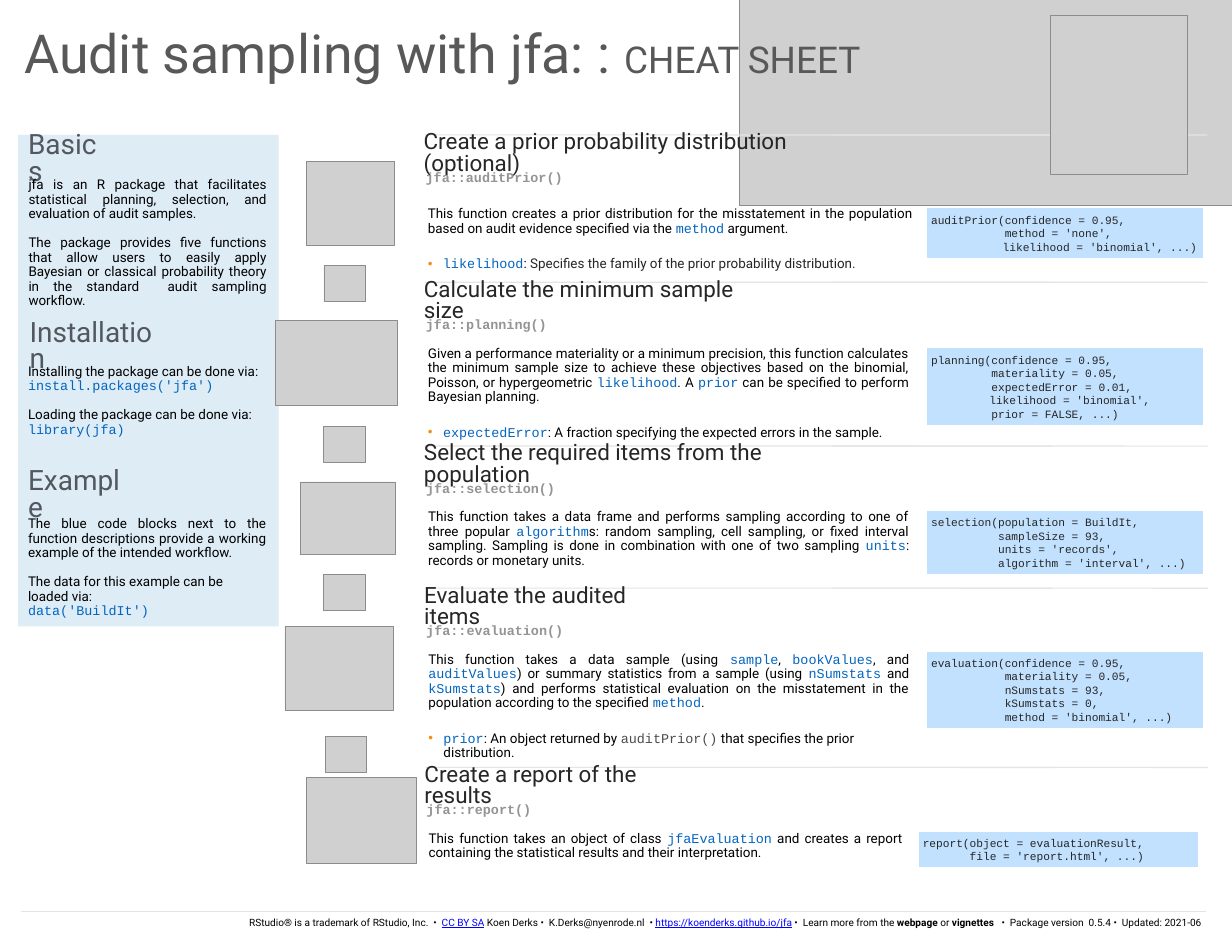
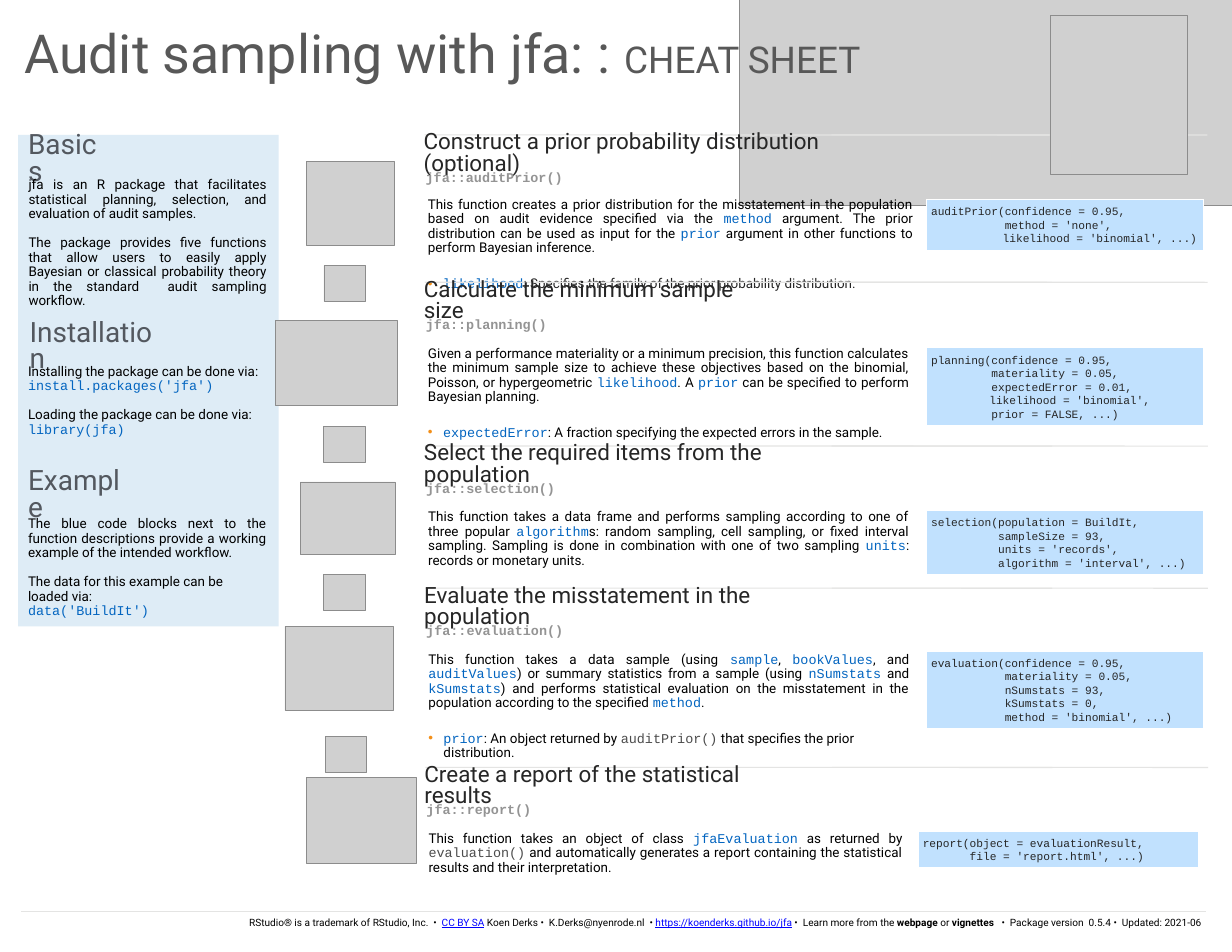
Before and after one commit to koenderks/jfa, a slide deck: slide 1 of man/figures/cheatsheet/cheatsheet.pptx. Drawn at 1232x952 pixels with LibreOffice and Linux fonts; fonts in the diff are those of the drawing; grey boxes stand for pictures. Boxes give left, top, right and bottom in pixels: in the first picture for what was removed or moved away, otherwise in the second. Text is boxed around its words. In the diff, an @@ line names an element or a change of style, - is before the commit and + after.

```diff
--- a/man/figures/cheatsheet/cheatsheet.pptx
+++ b/man/figures/cheatsheet/cheatsheet.pptx
@@ text at [424, 129, 819, 177]: text changed @@
-  Create a prior probability distribution (optional)
+  Construct a prior probability distribution (optional)
@@ text "This function creates a prior ...": place and size @@
-text "This function creates a prior ..." at [428, 205, 912, 271]
+text "This function creates a prior ..." at [428, 196, 913, 292]
@@ text at [428, 196, 913, 255]: text changed @@
-This function creates a prior distribution for the misstatement in the population based on audit evidence specified via the method argument.
+This function creates a prior distribution for the misstatement in the population based on audit evidence specified via the method argument. The prior distribution can be used as input for the prior argument in other functions to perform Bayesian inference.
@@ rectangle "auditPrior(confidence = 0.95, method = ...": place and size @@
-rectangle "auditPrior(confidence = 0.95, method = ..." at [926, 208, 1204, 259]
+rectangle "auditPrior(confidence = 0.95, method = ..." at [926, 200, 1204, 251]
@@ text at [424, 586, 751, 630]: text changed @@
-  Evaluate the audited items
+  Evaluate the misstatement in the population
@@ text at [424, 765, 740, 809]: text changed @@
-  Create a report of the results
+  Create a report of the statistical results
@@ text at [429, 832, 903, 875]: text changed @@
-This function takes an object of class jfaEvaluation and creates a report containing the statistical results and their interpretation.
+This function takes an object of class jfaEvaluation as returned by evaluation() and automatically generates a report containing the statistical results and their interpretation.
```
Also in this commit, not shown: 9 other files.
